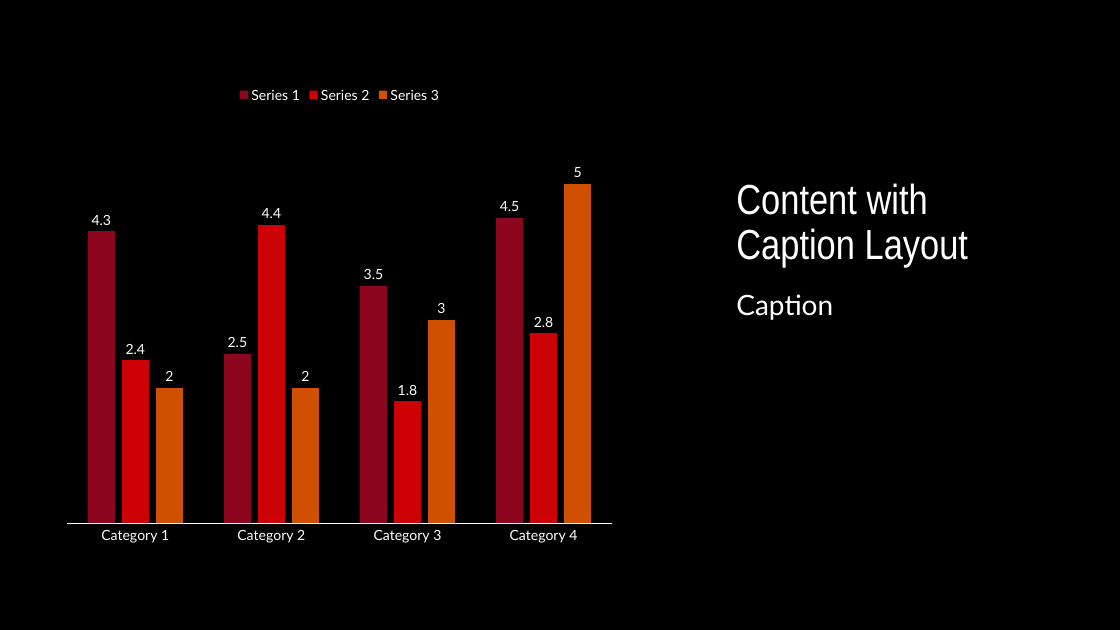
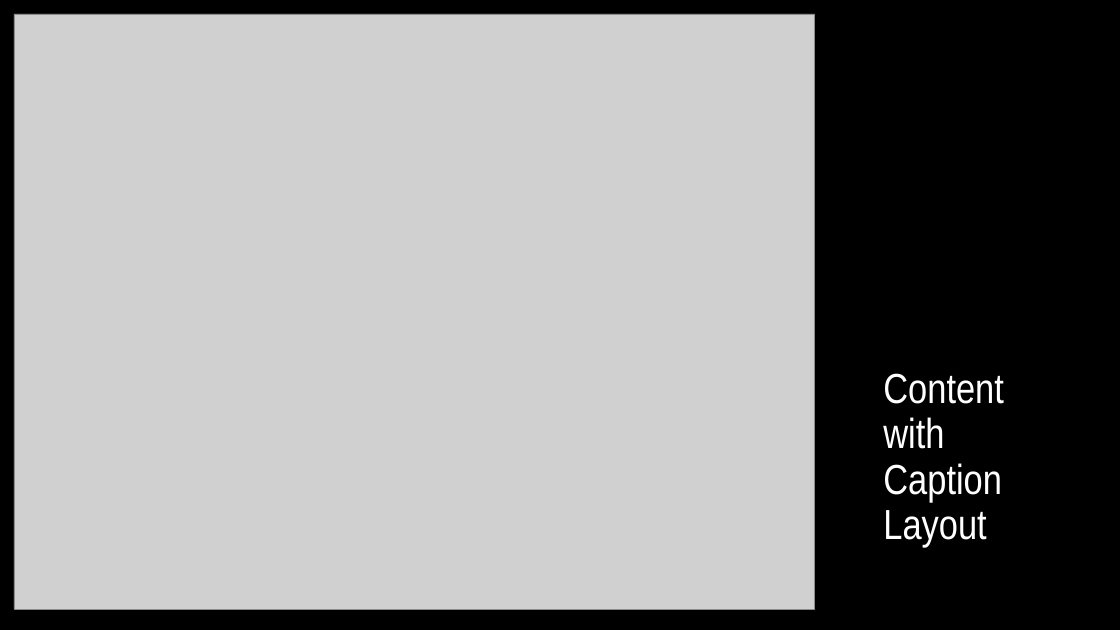
Before and after one commit to xbmm1/NBA-MoneyBall, a slide deck: slide 4 of 2023 NBA Finals Presentation_6.7.2023.pptx. Drawn at 1120x630 pixels with LibreOffice and Linux fonts; fonts in the diff are those of the drawing; grey boxes stand for pictures; background and template pictures are left out. Boxes give left, top, right and bottom in pixels: in the first picture for what was removed or moved away, otherwise in the second. Text is boxed around its words. In the diff, an @@ line names an element or a change of style, - is before the commit and + after.

```diff
--- a/2023 NBA Finals Presentation_6.7.2023.pptx
+++ b/2023 NBA Finals Presentation_6.7.2023.pptx
@@ picture added at bbox=[14, 14, 815, 609] @@
@@ title "Content with Caption Layout" rewrapped from bbox=[736, 183, 968, 268] to bbox=[883, 373, 1004, 548] @@
@@ column chart removed at bbox=[56, 77, 623, 554] @@
-categories: Category 1, Category 2, Category 3, Category 4
-Series 1: 4.3, 2.5, 3.5, 4.5
-Series 2: 2.4, 4.4, 1.8, 2.8
-Series 3: 2, 2, 3, 5
@@ text removed at bbox=[736, 294, 833, 320] @@
-Caption
```
Also in this commit, not shown: 2 other slides changed, 1 slide added, 1 slide removed, 1 other file.
